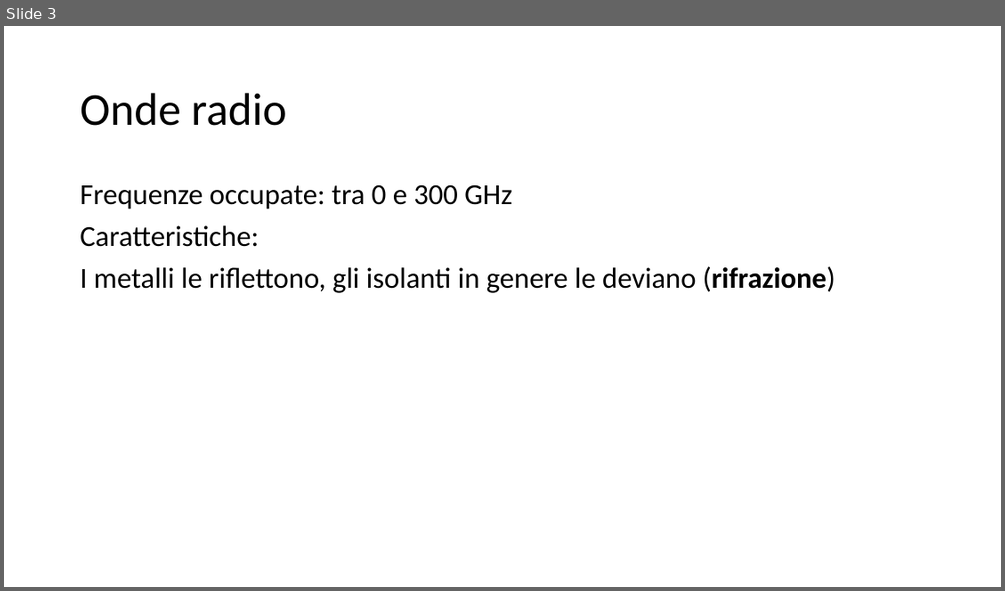
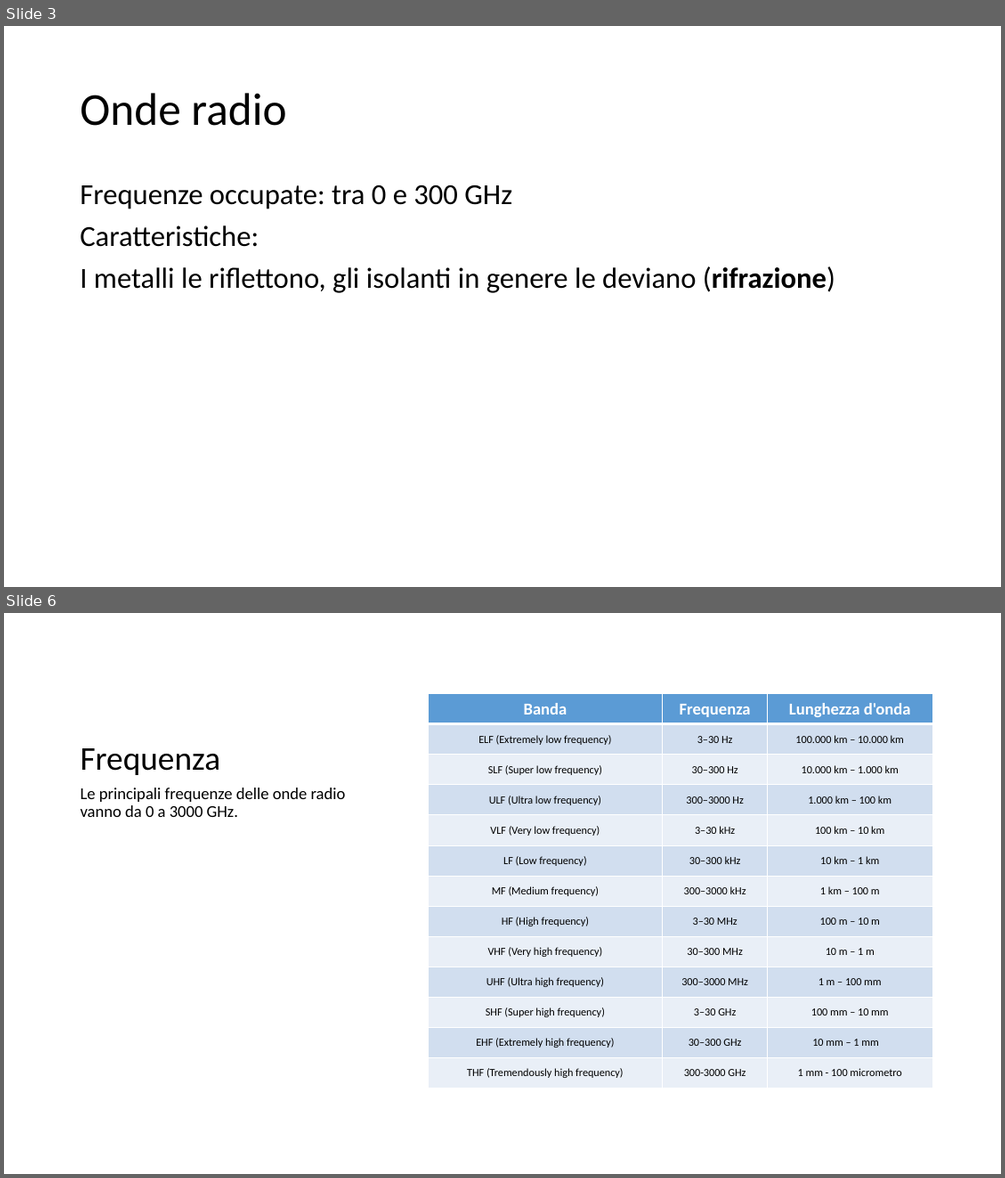
Before and after one commit to Vale19/School, a slide deck: Progetti (Sistemi e Reti)/Powerpoint/Spettro eletttromagnetico.pptx. Shown one above the other, each under a label of ours: slide 3 before the commit, slides 3 and 6 after it; the slides between them are not shown. The pictures are 1005x591 and 1005x1178 pixels, drawn with LibreOffice and Linux fonts; fonts in the diff are those of the drawing. Boxes give left, top, right and bottom in pixels: in the first picture for what was removed or moved away, otherwise in the second. Text is boxed around its words. In the diff, an @@ line names an element or a change of style, - is before the commit and + after.

```diff
--- a/Progetti (Sistemi e Reti)/Powerpoint/Spettro eletttromagnetico.pptx
+++ b/Progetti (Sistemi e Reti)/Powerpoint/Spettro eletttromagnetico.pptx
@@ slide 6 added at (4,613,1001,1174), background #FFFFFF @@
@@ table added at (428,694,933,1088), 13 rows, 3 columns @@
+Banda | Frequenza | Lunghezza d'onda
+ELF (Extremely low frequency) | 3–30 Hz | 100.000 km – 10.000 km
+SLF (Super low frequency) | 30–300 Hz | 10.000 km – 1.000 km
+ULF (Ultra low frequency) | 300–3000 Hz | 1.000 km – 100 km
+VLF (Very low frequency) | 3–30 kHz | 100 km – 10 km
+LF (Low frequency) | 30–300 kHz | 10 km – 1 km
+MF (Medium frequency) | 300–3000 kHz | 1 km – 100 m
+HF (High frequency) | 3–30 MHz | 100 m – 10 m
+VHF (Very high frequency) | 30–300 MHz | 10 m – 1 m
+UHF (Ultra high frequency) | 300–3000 MHz | 1 m – 100 mm
+SHF (Super high frequency) | 3–30 GHz | 100 mm – 10 mm
+EHF (Extremely high frequency) | 30–300 GHz | 10 mm – 1 mm
+THF (Tremendously high frequency) | 300-3000 GHz | 1 mm - 100 micrometro
@@ title added at (81,748,221,775), 32 pt, text #000000 @@
+Frequenza
@@ text added at (81,787,346,817), 16 pt, text #000000 @@
+Le principali frequenze delle onde radio vanno da 0 a 3000 GHz.
```
Also in this commit, not shown: 4 other slides added.
